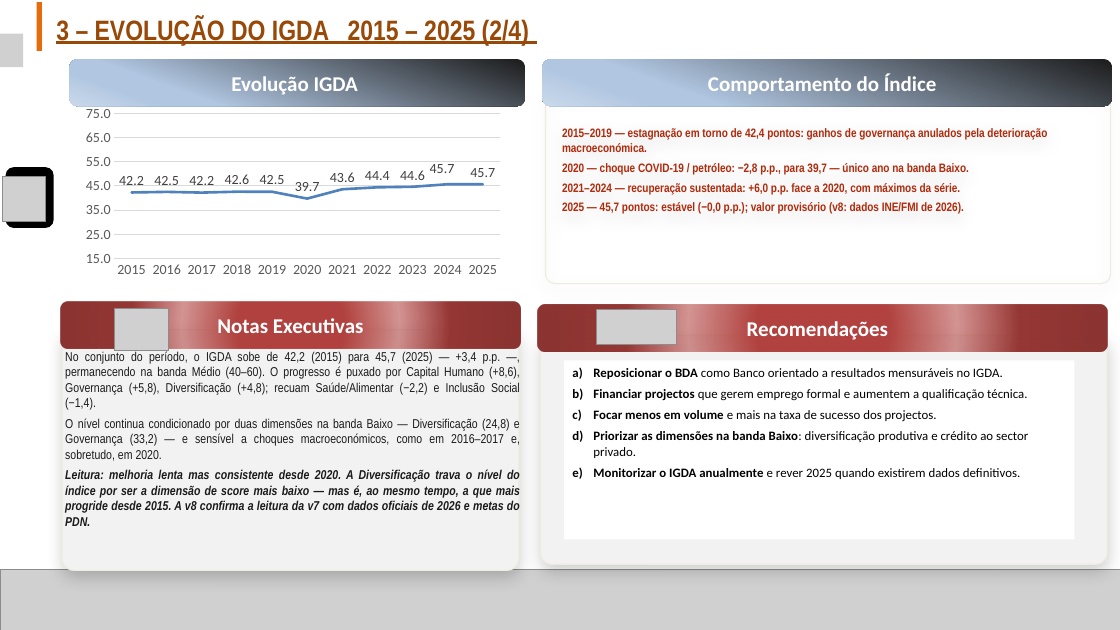
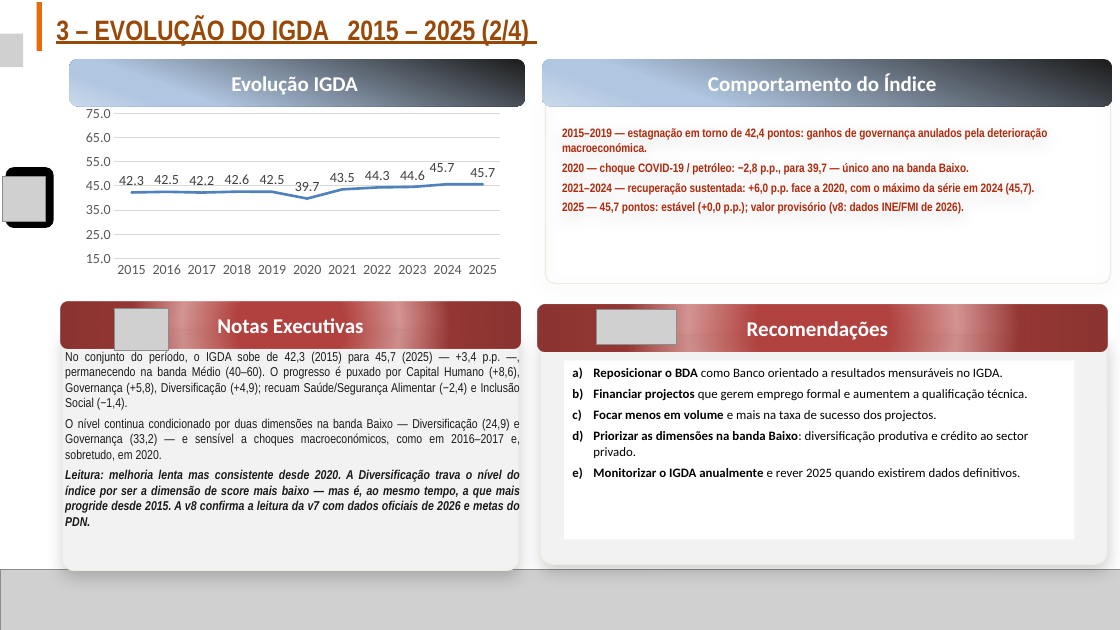
Before and after one commit to DMSILVA87/bda-indice, a slide deck: slide 8 of Versão Final/Finalíssima/files/IGDA_Evolucao_CEX_v10.pptx. Drawn at 1120x630 pixels with LibreOffice and Linux fonts; fonts in the diff are those of the drawing; grey boxes stand for pictures. Boxes give left, top, right and bottom in pixels: in the first picture for what was removed or moved away, otherwise in the second. Text is boxed around its words. In the diff, an @@ line names an element or a change of style, - is before the commit and + after.

```diff
--- a/Versão Final/Finalíssima/files/IGDA_Evolucao_CEX_v10.pptx
+++ b/Versão Final/Finalíssima/files/IGDA_Evolucao_CEX_v10.pptx
@@ line chart at [71, 85, 522, 286] @@
@@ Series 1, 2015: 42.2 to 42.3 @@
@@ Series 1, 2021: 43.6 to 43.5 @@
@@ Series 1, 2022: 44.4 to 44.3 @@
@@ text in rounded rectangle at [562, 183, 1035, 214]: text changed @@
-2021–2024 — recuperação sustentada: +6,0 p.p. face a 2020, com máximos da série.
-2025 — 45,7 pontos: estável (−0,0 p.p.); valor provisório (v8: dados INE/FMI de 2026).
+2021–2024 — recuperação sustentada: +6,0 p.p. face a 2020, com o máximo da série em 2024 (45,7).
+2025 — 45,7 pontos: estável (+0,0 p.p.); valor provisório (v8: dados INE/FMI de 2026).
@@ text at [65, 351, 520, 461]: text changed @@
-No conjunto do período, o IGDA sobe de 42,2 (2015) para 45,7 (2025) — +3,4 p.p. —, permanecendo na banda Médio (40–60). O progresso é puxado por Capital Humano (+8,6), Governança (+5,8), Diversificação (+4,8); recuam Saúde/Alimentar (−2,2) e Inclusão Social (−1,4).
-O nível continua condicionado por duas dimensões na banda Baixo — Diversificação (24,8) e Governança (33,2) — e sensível a choques macroeconómicos, como em 2016–2017 e, sobretudo, em 2020.
+No conjunto do período, o IGDA sobe de 42,3 (2015) para 45,7 (2025) — +3,4 p.p. —, permanecendo na banda Médio (40–60). O progresso é puxado por Capital Humano (+8,6), Governança (+5,8), Diversificação (+4,9); recuam Saúde/Segurança Alimentar (−2,4) e Inclusão Social (−1,4).
+O nível continua condicionado por duas dimensões na banda Baixo — Diversificação (24,9) e Governança (33,2) — e sensível a choques macroeconómicos, como em 2016–2017 e, sobretudo, em 2020.
```
Also in this commit, not shown: 8 other slides changed, 18 other files.
